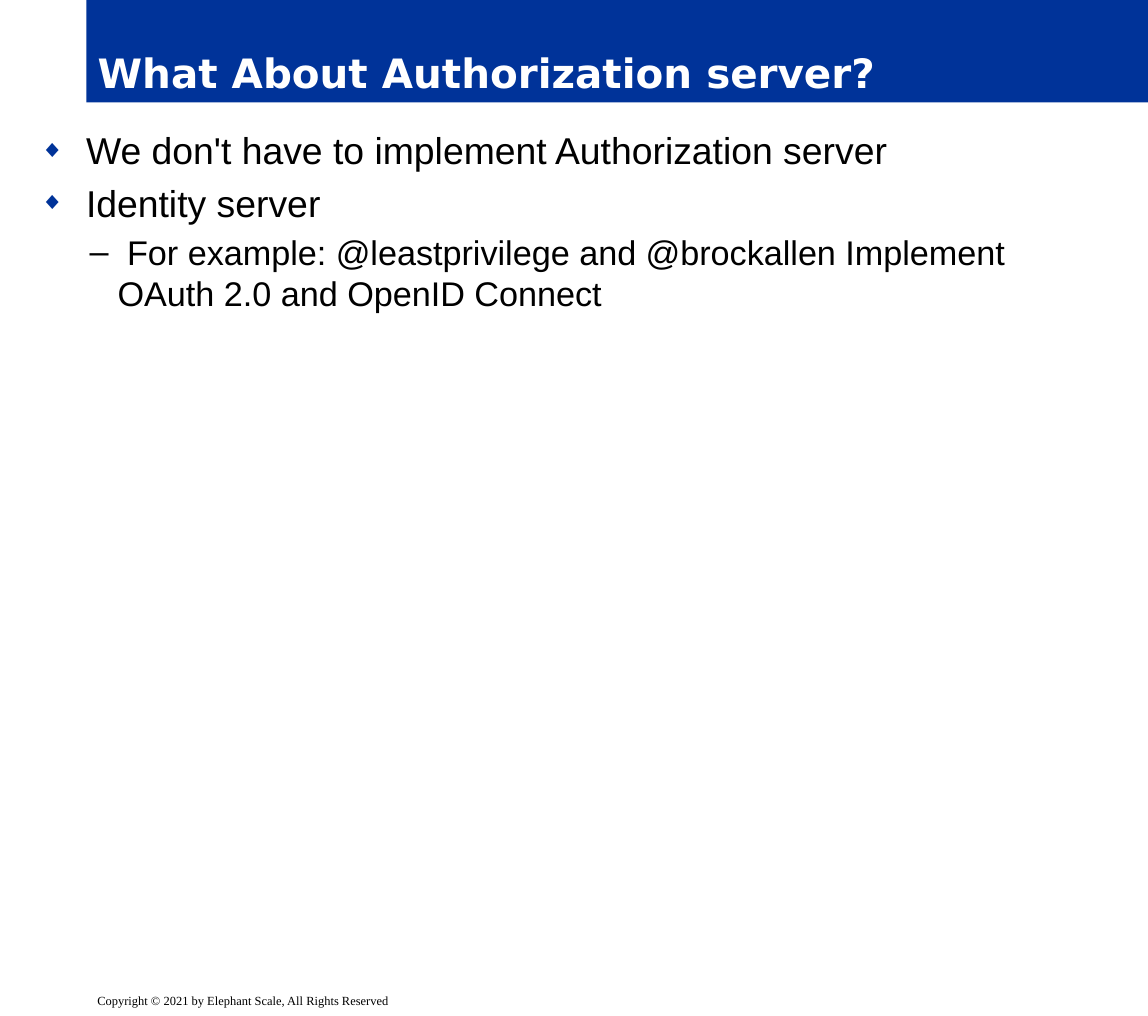
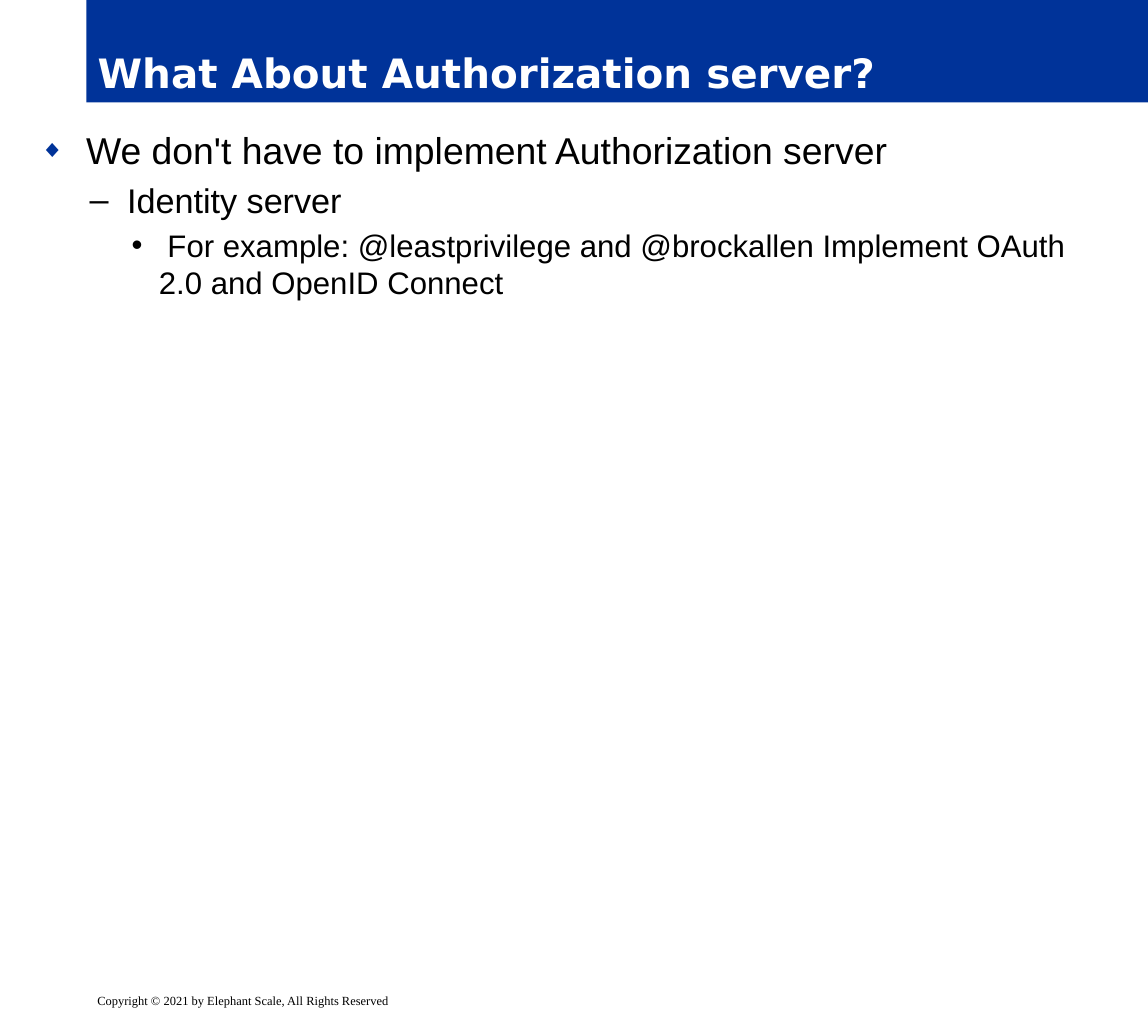
Before and after one commit to elephantscale/es-training-new, a slide deck: slide 14 of secure-coding/slides/delivery/10__Angular-oauth.pptx. Drawn at 1148x1016 pixels with LibreOffice and Linux fonts; fonts in the diff are those of the drawing; background and template pictures are left out. Boxes give left, top, right and bottom in pixels: in the first picture for what was removed or moved away, otherwise in the second. Text is boxed around its words. In the diff, an @@ line names an element or a change of style, - is before the commit and + after.

Commit message:
angular oauth update

```diff
--- a/secure-coding/slides/delivery/10__Angular-oauth.pptx
+++ b/secure-coding/slides/delivery/10__Angular-oauth.pptx
@@ text at (127, 188, 1065, 301): size 24 to 22 pt in "Identity server"; size 22 to 20 pt in "For example: @leastprivilege and @brockallen Implement OAuth ..."; bullet ◆ to –; list level 1 to 2 in "Identity server"; bullet colour #003399 to #000000; bullet – to •; list level 2 to 3 in "For example: @leastprivilege and @brockallen ..." @@
```
Also in this commit, not shown: 11 other slides changed, 1 other file.
